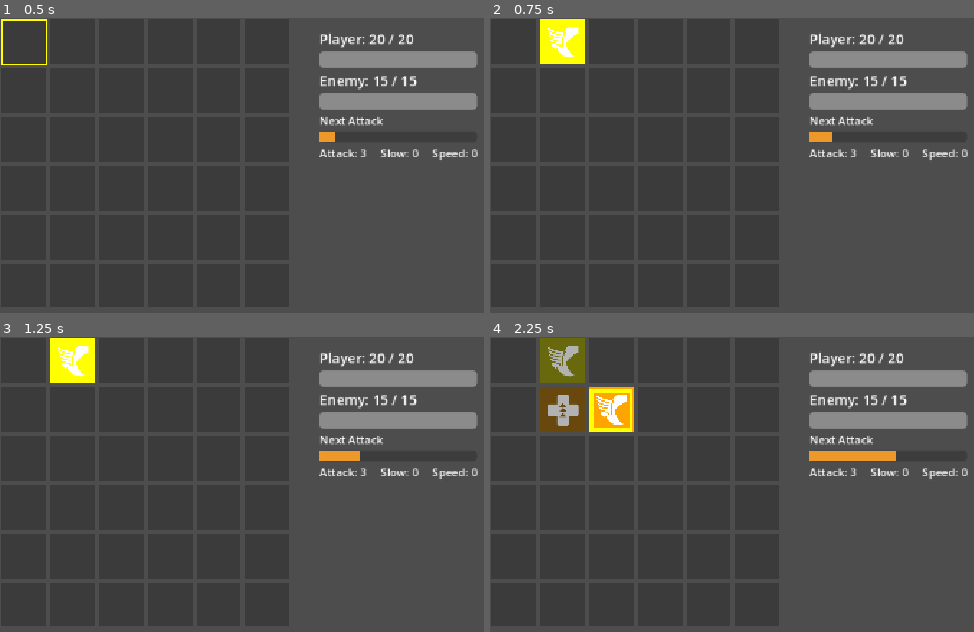
Above: before the commit, frames 1-4 (two rows, left to right).
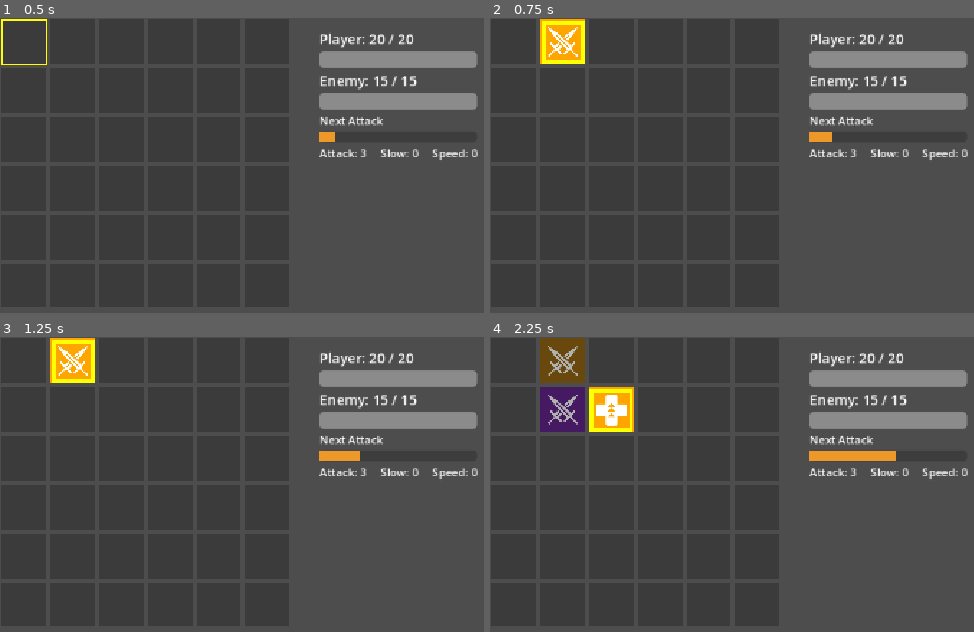
Above: after the commit, the same moments.

Repository: yaakovb/Memory-Game
Game: Godot game, scene res://scenes/main/main.tscn
Same seed, same stepped clock (60 frames per second), same inputs: the game is played once before the commit and once after it.
Inputs:
- Up to frame 1 (0.5 s): no input
- Up to frame 2 (0.75 s): tap Enter at 0.5 s; hold D (move_right) from 0.53 s (still down); hold Space (reveal) from 0.53 s (still down)
- Up to frame 3 (1.25 s): keep holding D (move_right); keep holding Space (reveal)
- Up to frame 4 (2.25 s): tap R (restart) at 1.25 s; release D (move_right) at 1.28 s; release Space (reveal) at 1.28 s; hold S (move_down) 1.28-2.03 s; tap Space (reveal) at 1.35 s; hold D (move_right) from 2.03 s (still down); hold Space (reveal) from 2.03 s (still down)

Frame 1 is identical in both runs. In frame 2, 0.9% of the frame differs, in the area x 10-20%, y 0-16%; in frame 3, 0.9%; in frame 4, 3.0%, in the area x 10-29%, y 0-33%.

Commit message:
Add starting pair composition and signature-based matching.
Lock the 18-pair STARTING_PAIRS deal (duplicates allowed) and match on effect+color. Also bump base selector move cooldown to 0.4s.

Co-authored-by: Cursor <cursoragent@cursor.com>

Diff:
--- a/memory-game/scripts/board/board.gd
+++ b/memory-game/scripts/board/board.gd
@@ -5,6 +5,30 @@
 const CELL_SIZE := 64
 const TILE_GAP := 6
 const BOARD_MARGIN := 3
+
+## One entry per pair: Vector2i(effect_id, color_id).
+## effect: 0 Attack, 1 Heal, 2 Slow, 3 Speed, 4 Upgrade
+## color:  0 Blue, 1 Yellow, 2 Purple, 3 Orange
+## Totals: 6 Blue, 5 Purple, 4 Orange, 3 Yellow — duplicates allowed.
+const STARTING_PAIRS: Array[Vector2i] = [
+	# Attack ×10
+	Vector2i(0, 0), Vector2i(0, 0), Vector2i(0, 0), # Blue ×3
+	Vector2i(0, 2), Vector2i(0, 2), Vector2i(0, 2), # Purple ×3
+	Vector2i(0, 1), Vector2i(0, 1), # Yellow ×2
+	Vector2i(0, 3), Vector2i(0, 3), # Orange ×2
+	# Heal ×3
+	Vector2i(1, 0), # Blue
+	Vector2i(1, 2), # Purple
+	Vector2i(1, 3), # Orange
+	# Slow ×2
+	Vector2i(2, 0), # Blue
+	Vector2i(2, 1), # Yellow
+	# Speed ×2
+	Vector2i(3, 0), # Blue
+	Vector2i(3, 2), # Purple
+	# Upgrade ×1
+	Vector2i(4, 3), # Orange
+]
 
 @export var tile_scene: PackedScene = preload("res://scenes/board/Tile.tscn")
 
@@ -46,17 +70,17 @@
 
 
 func _spawn_grid() -> void:
-	var pair_ids := _generate_shuffled_pair_ids()
+	var signatures := _generate_shuffled_pair_signatures()
 	var index := 0
-	_pairs_remaining = pair_ids.size() / 2
+	_pairs_remaining = signatures.size() / 2
 
 	for y in GRID_SIZE:
 		for x in GRID_SIZE:
 			var tile: Tile = tile_scene.instantiate()
 			tile.position = grid_to_world(Vector2i(x, y))
 			add_child(tile)
-			var id = pair_ids[index]
-			tile.setup(id, id%4 , id%5)
+			var sig: Vector2i = signatures[index]
+			tile.setup(-1, sig.y, sig.x)
 			index += 1
 			_tiles[Vector2i(x, y)] = tile
 
@@ -81,14 +105,14 @@
 	_update_selector_outline()
 
 
-func _generate_shuffled_pair_ids() -> Array:
-	var ids: Array = []
-	var pair_count := (GRID_SIZE * GRID_SIZE) / 2
-	for i in pair_count:
-		ids.append(i)
-		ids.append(i)
-	ids.shuffle()
-	return ids
+func _generate_shuffled_pair_signatures() -> Array[Vector2i]:
+	assert(STARTING_PAIRS.size() == (GRID_SIZE * GRID_SIZE) / 2)
+	var entries: Array[Vector2i] = []
+	for sig in STARTING_PAIRS:
+		entries.append(sig)
+		entries.append(sig)
+	entries.shuffle()
+	return entries
 
 
 func grid_to_world(grid_pos: Vector2i) -> Vector2:
@@ -156,7 +180,11 @@
 	first.set_selected_outline(false)
 	_update_selector_outline()
 
-	if first.pair_id == second.pair_id:
+	var is_true_pair := (
+		first.pair_effect_id == second.pair_effect_id
+		and first.pair_color_id == second.pair_color_id
+	)
+	if is_true_pair:
 		first.play_match_pop()
 		second.play_match_pop()
 		pair_matched.emit(first.pair_effect_id)
--- a/memory-game/scripts/selector/selector.gd
+++ b/memory-game/scripts/selector/selector.gd
@@ -1,7 +1,7 @@
 class_name Selector
 extends Node2D
 
-const BASE_MOVE_COOLDOWN := 0.25
+const BASE_MOVE_COOLDOWN := 0.4
 const MIN_MOVE_COOLDOWN := 0.1
 const SPEED_PER_STACK := 0.05
 const MAX_SPEED_STACKS := 3
Not shown, changed: AGENT_HANDOFF.md
Not shown, changed: ARCHITECTURE.md
Not shown, changed: GAME_DESIGN.md
Not shown, changed: WORK_PLAN.md
